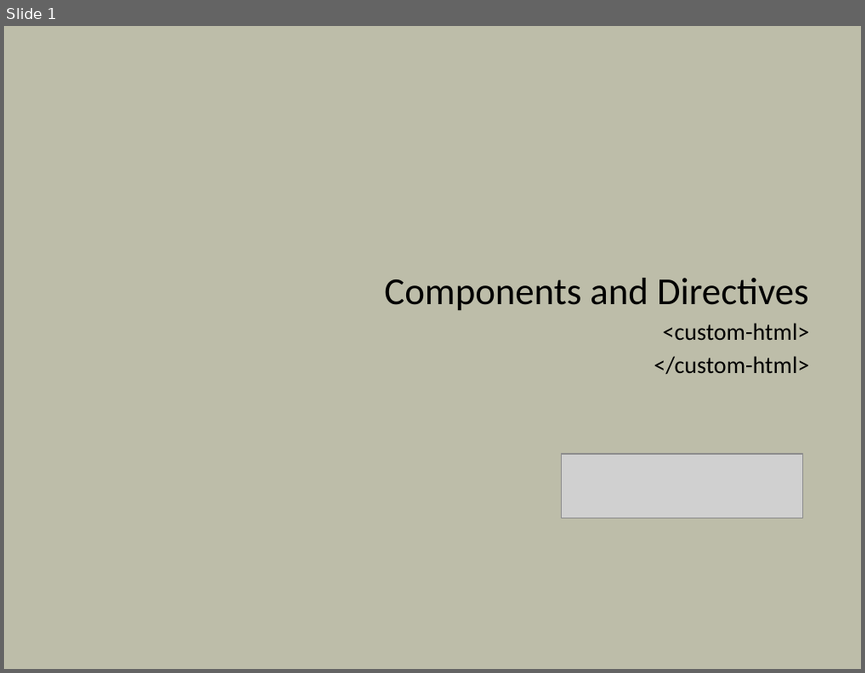
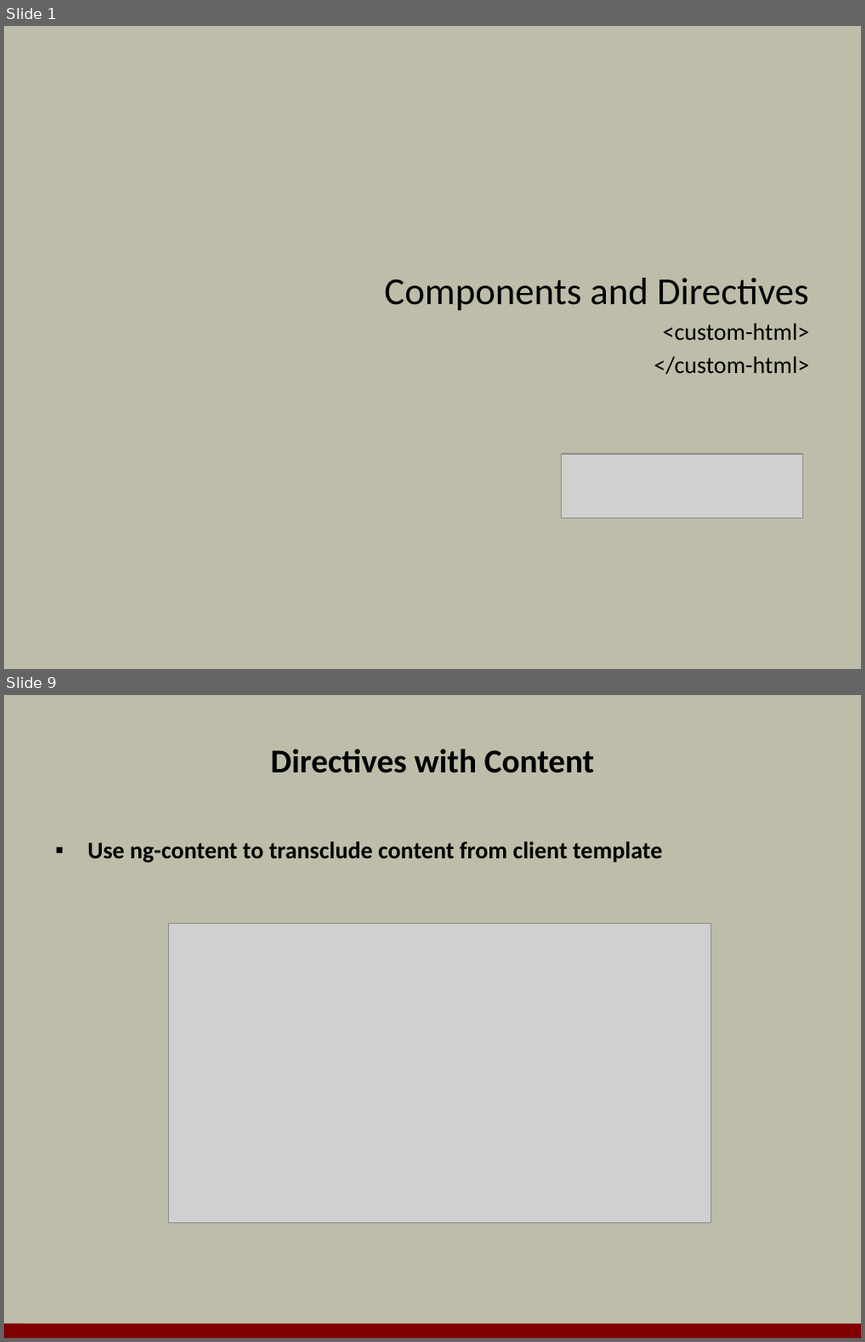
Before and after one commit to OdeToCode/classes, a slide deck: angular2/slides/07_directives.pptx. Shown one above the other, each under a label of ours: slide 1 before the commit, slides 1 and 9 after it; the slides between them are not shown. The pictures are 865x673 and 865x1342 pixels, drawn with LibreOffice and Linux fonts; fonts in the diff are those of the drawing; grey boxes stand for pictures; background and template pictures are left out. Boxes give left, top, right and bottom in pixels: in the first picture for what was removed or moved away, otherwise in the second. Text is boxed around its words. In the diff, an @@ line names an element or a change of style, - is before the commit and + after.

```diff
--- a/angular2/slides/07_directives.pptx
+++ b/angular2/slides/07_directives.pptx
@@ slide 9 added at (4, 695, 861, 1338), background #BDBDA9 @@
@@ title added at (271, 749, 594, 773), 28 pt, text #000000, bold @@
+Directives with Content
@@ text added at (87, 841, 662, 862), 20 pt, text #000000, bold @@
+▪ Use ng-content to transclude content from client template
@@ picture added at (169, 924, 711, 1223) @@
@@ line added from (4, 1330) to (861, 1331), #800000 12 pt @@
```
Also in this commit, not shown: 3 slides changed, 6 other slides added, 7 slides removed, 1 other file.
